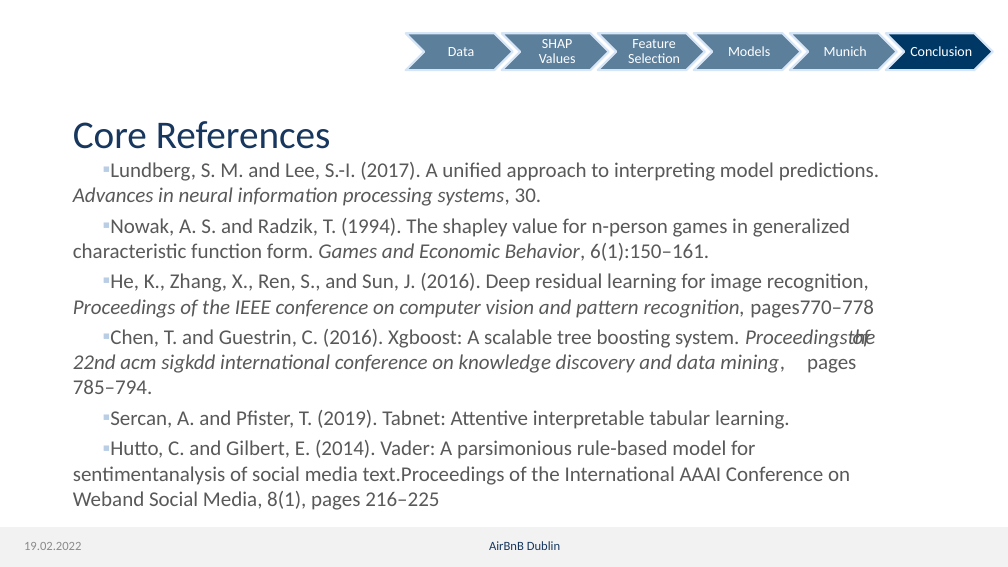
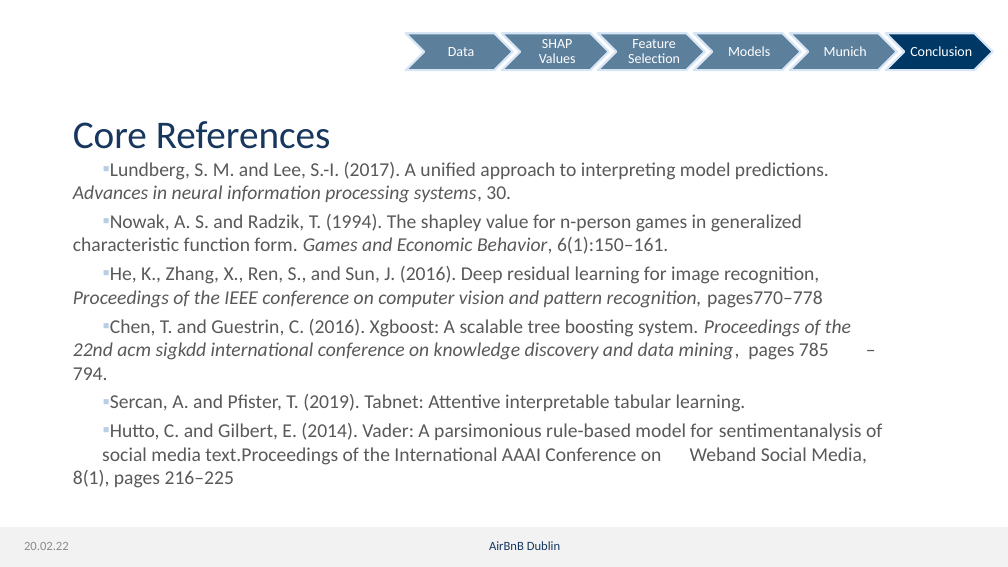
Before and after one commit to dmnk1308/DubAir, a slide deck: slide 34 of Präsi.pptx (slide 35 before the commit). Drawn at 1008x567 pixels with LibreOffice and Linux fonts; fonts in the diff are those of the drawing; background and template pictures are left out. Boxes give left, top, right and bottom in pixels: in the first picture for what was removed or moved away, otherwise in the second. Text is boxed around its words. In the diff, an @@ line names an element or a change of style, - is before the commit and + after.

```diff
--- a/Präsi.pptx
+++ b/Präsi.pptx
@@ text at [73, 162, 882, 488]: size 15 to 14 pt in "Lundberg, S. M. and Lee, S.-I. (2017). ...", "Nowak, A. S. and Radzik, T. (1994). ...", "He, K., Zhang, X., Ren, S., and ...", "Sercan, A. and Pfister, T. (2019). Tabnet: ..." and 1 more places @@
@@ text at [73, 319, 851, 380]: text changed; size 15 to 14 pt @@
-▪ Chen, T. and Guestrin, C. (2016). Xgboost: A scalable tree boosting system. Proceedings of the 22nd acm sigkdd international conference on knowledge discovery and data mining, pages 785–794.
+▪ Chen, T. and Guestrin, C. (2016). Xgboost: A scalable tree boosting system. Proceedings of the 22nd acm sigkdd international conference on knowledge discovery and data mining, pages 785 –794.
@@ text at [24, 542, 69, 550]: text changed @@
-19.02.2022
+20.02.22
```
Also in this commit, not shown: 32 other slides changed, 1 slide removed.
